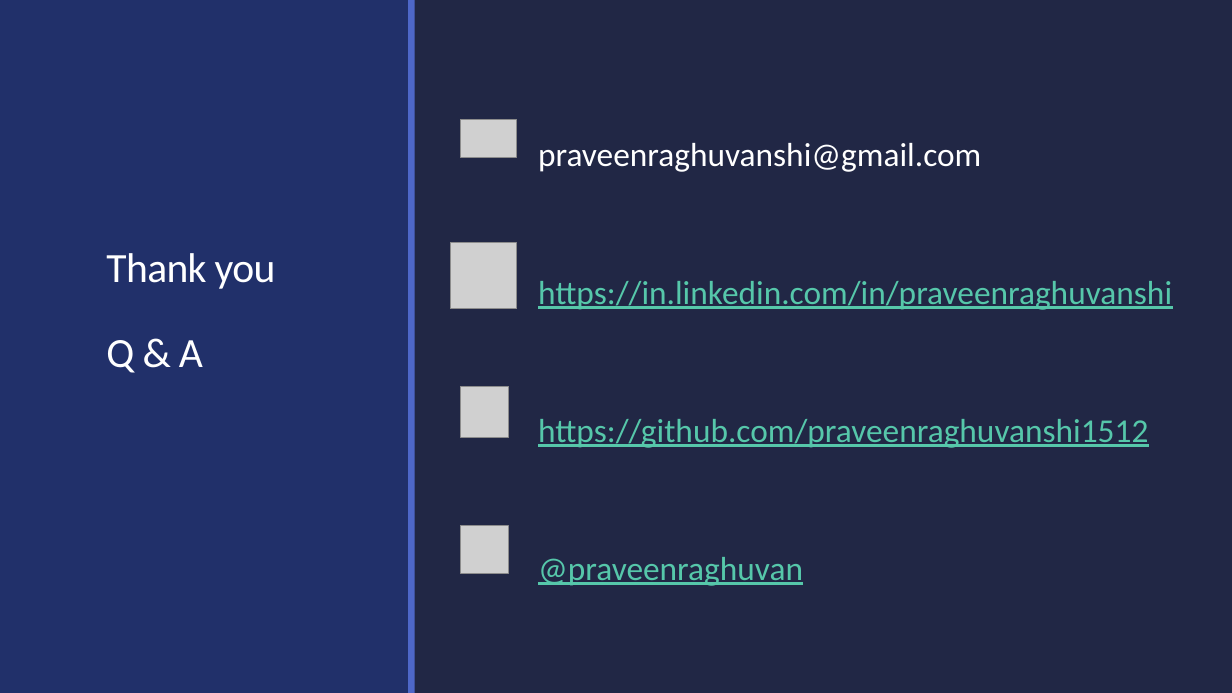
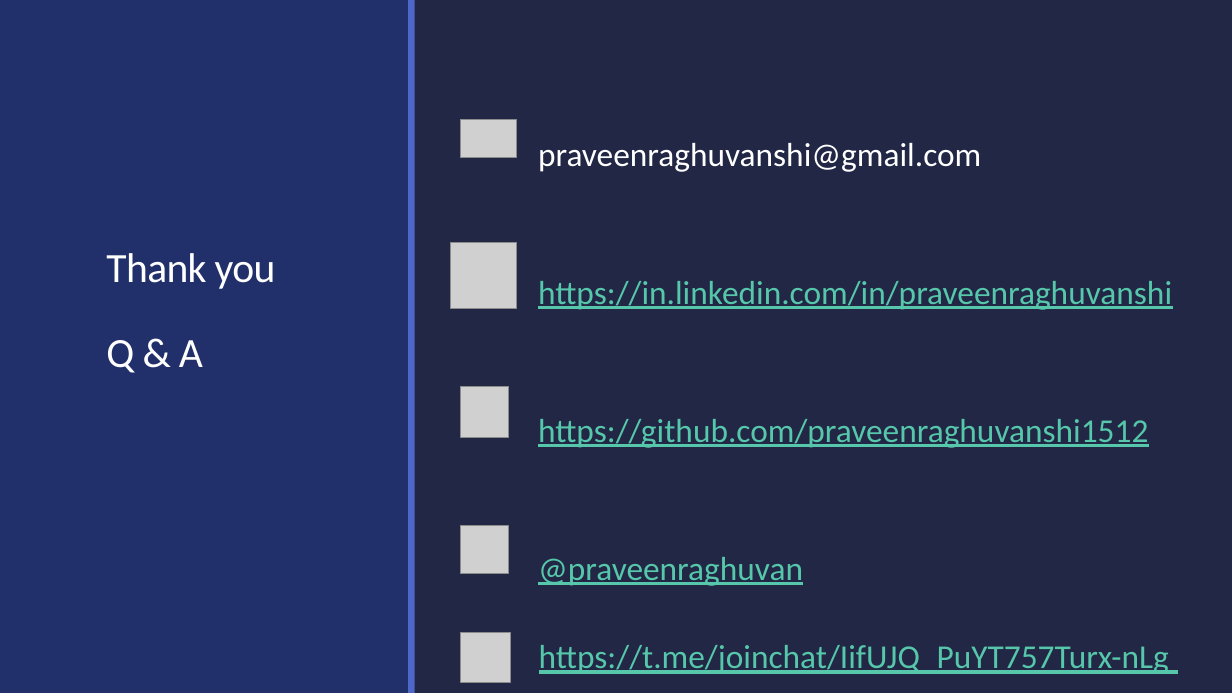
Before and after one commit to praveenraghuvanshi/tech-sessions, a slide deck: slide 17 of 31052020-virtualmlnet/virtualmlnet-2020.pptx. Drawn at 1232x693 pixels with LibreOffice and Linux fonts; fonts in the diff are those of the drawing; grey boxes stand for pictures. Boxes give left, top, right and bottom in pixels: in the first picture for what was removed or moved away, otherwise in the second. Text is boxed around its words. In the diff, an @@ line names an element or a change of style, - is before the commit and + after.

```diff
--- a/31052020-virtualmlnet/virtualmlnet-2020.pptx
+++ b/31052020-virtualmlnet/virtualmlnet-2020.pptx
@@ picture added at <box>460,632,510,682</box> @@
@@ text added at <box>539,645,1169,674</box>, 26 pt, text #56C7AA, underline @@
+https://t.me/joinchat/IifUJQ_PuYT757Turx-nLg
```
Also in this commit, not shown: 1 other slide changed, 3 other files.
